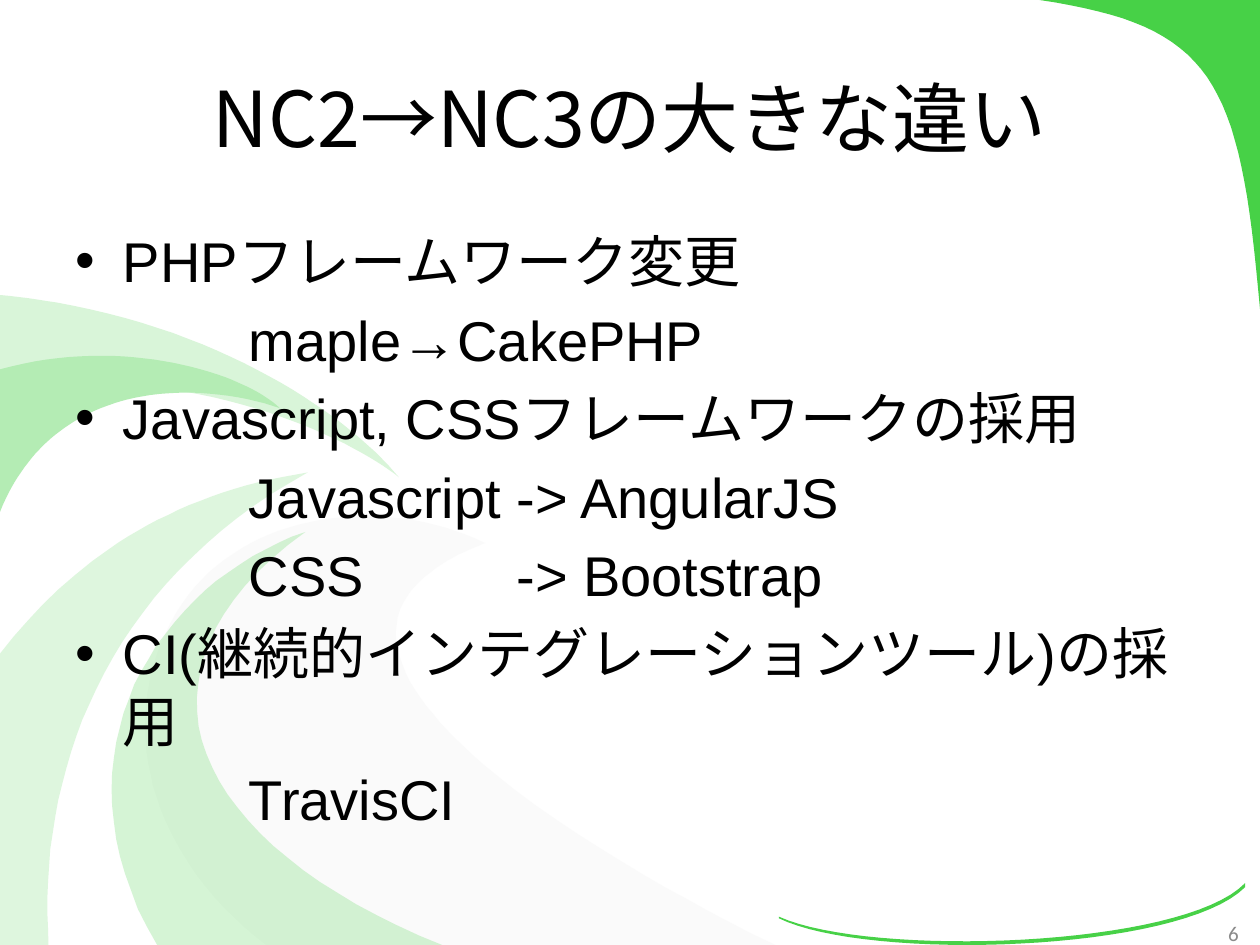
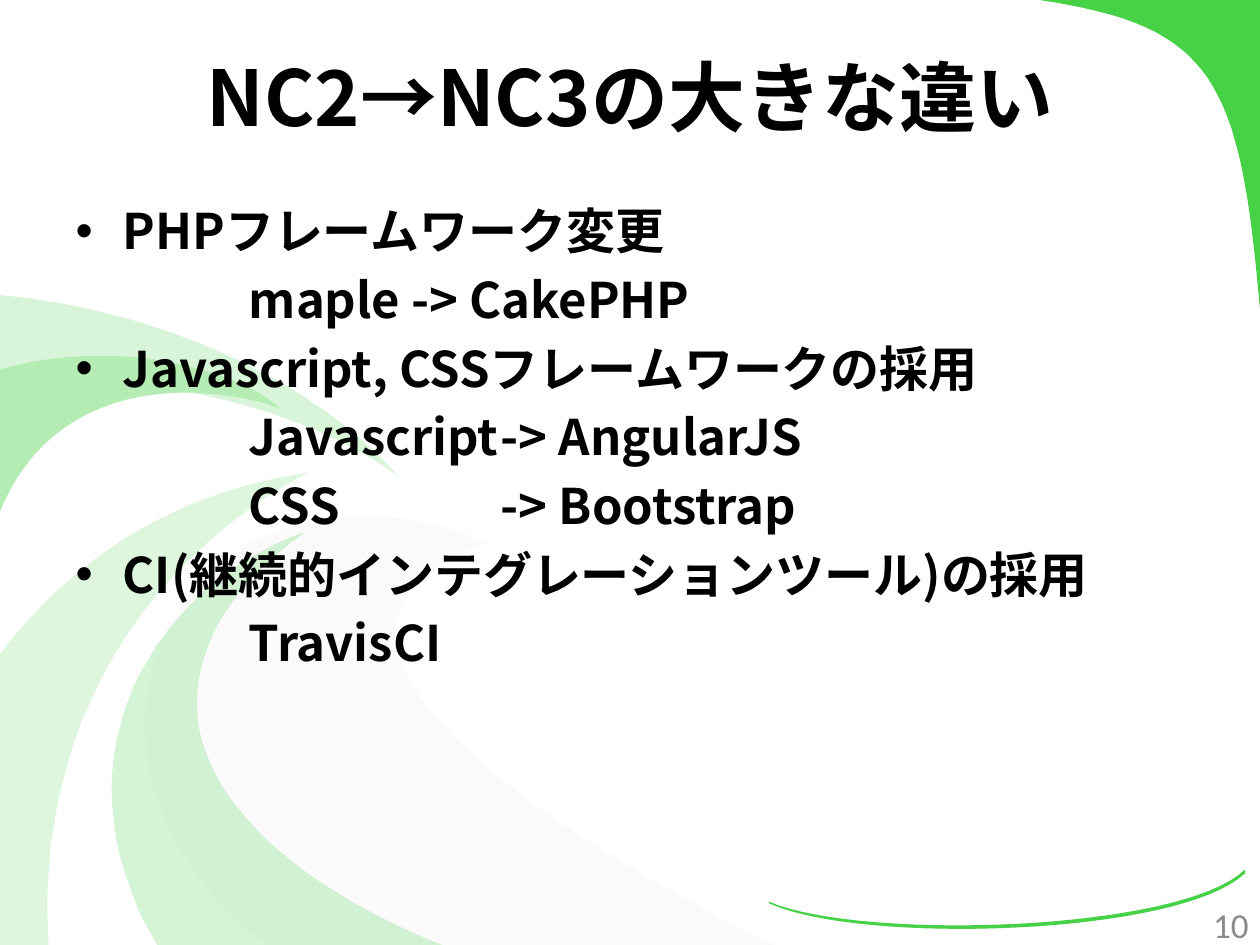
Before and after one commit to kotaro0717/Report-Management, a slide deck: slide 10 of PowerPoint/report_hokada.pptx (slide 6 before the commit). Drawn at 1260x945 pixels with LibreOffice and Linux fonts; fonts in the diff are those of the drawing. Boxes give left, top, right and bottom in pixels: in the first picture for what was removed or moved away, otherwise in the second. Text is boxed around its words. In the diff, an @@ line names an element or a change of style, - is before the commit and + after.

```diff
--- a/PowerPoint/report_hokada.pptx
+++ b/PowerPoint/report_hokada.pptx
@@ title "NC2→NC3の大きな違い": place and size @@
-title "NC2→NC3の大きな違い" at box(213, 82, 1047, 153)
+title "NC2→NC3の大きな違い" at box(207, 60, 1054, 133)
@@ title "NC2→NC3の大きな違い" at box(207, 60, 1054, 133): bold on @@
@@ text "PHPフレームワーク変更": place and size @@
-text "PHPフレームワーク変更" at box(123, 238, 1168, 821)
+text "PHPフレームワーク変更" at box(123, 207, 1088, 662)
@@ text at box(123, 207, 1088, 662): size 32 to 28 pt, font Arial to Noto Sans CJK JP, bold on in "PHPフレームワーク変更", "Javascript, CSSフレームワークの採用", "Javascript -> AngularJS", "CSS -> Bootstrap" and 2 more places @@
@@ text at box(249, 279, 689, 329): text changed; size 32 to 28 pt; font Arial to Noto Sans CJK JP; bold on @@
-maple→CakePHP
+maple -> CakePHP
@@ freeform shape: place and size @@
-freeform shape at box(779, 883, 1245, 945)
+freeform shape at box(769, 869, 1245, 929)
@@ page number at box(1213, 915, 1248, 938): text changed; size 12 to 20 pt @@
-6
+10
```
Also in this commit, not shown: 25 other slides changed, 6 slides added, 1 slide removed.
